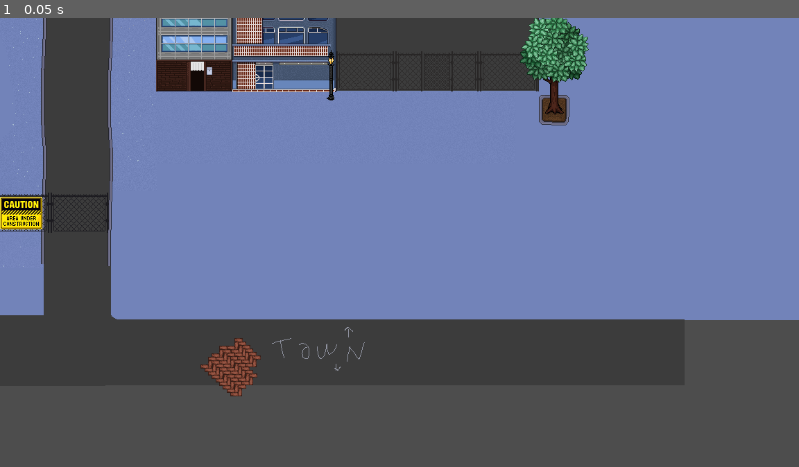
Above: before the commit, frame 1.
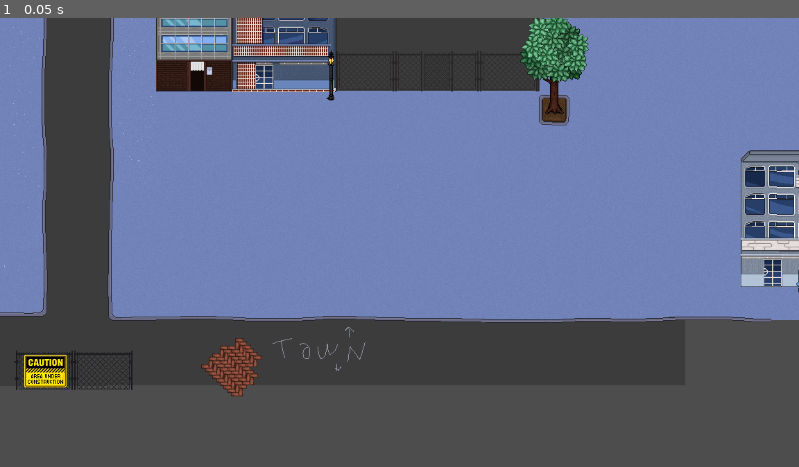
Above: after the commit, the same moment.

Repository: porkbrain/dont-count-the-sheep
Game: Godot game, scene res://assets/scenes/downtown.tscn
Same seed, same stepped clock (60 frames per second), same inputs: the game is played once before the commit and once after it. The project has no main scene, so this scene is started directly.
Inputs:
- Up to frame 1 (0.05 s): no input

The runs differ from the first frame. In frame 1, 4.5% of the frame differs, in the area x 0-100%, y 0-85%.

Commit message:
downtown update

Diff:
--- a/main_game/assets/scenes/clinic.tscn
+++ b/main_game/assets/scenes/clinic.tscn
@@ -4,7 +4,6 @@
 [ext_resource type="Texture2D" uid="uid://cucclesngt72y" path="res://assets/environment/vending_machine_atlas.png" id="2_ape1y"]
 [ext_resource type="Texture2D" uid="uid://bwt8l2nfovdrb" path="res://assets/downtown/bamboo_rooftop.png" id="3_o3esx"]
 [ext_resource type="Texture2D" uid="uid://o3lvnnwlx58x" path="res://assets/residential/indoors/brown_light_door_atlas.png" id="4_dp2ef"]
-[ext_resource type="Texture2D" uid="uid://cinpx6e0t2ywt" path="res://assets/residential/indoors/sofa_yellow.png" id="5_nm05f"]
 [ext_resource type="Texture2D" uid="uid://7gj1w81mpy8h" path="res://assets/residential/indoors/chair_yellow.png" id="6_wlrbh"]
 [ext_resource type="Texture2D" uid="uid://ck0d0ox20muxk" path="res://assets/residential/indoors/cupboard2.png" id="7_bkx0a"]
 [ext_resource type="Texture2D" uid="uid://bmvpodknaiv1g" path="res://assets/environment/fruit_bowl.png" id="8_6810t"]
@@ -17,6 +16,7 @@
 [ext_resource type="Texture2D" uid="uid://bvs7vcwiqrlkg" path="res://assets/residential/indoors/certificat.png" id="15_oqnj7"]
 [ext_resource type="Texture2D" uid="uid://bnjtrujdg2l5p" path="res://assets/downtown/no_smoking_sign.png" id="16_nyb36"]
 [ext_resource type="Texture2D" uid="uid://6cfnodb0dmgj" path="res://assets/downtown/hazardous_bin.png" id="17_1fycq"]
+[ext_resource type="Texture2D" uid="uid://cavulo8mbkcac" path="res://assets/residential/indoors/sofa_yellow_plain.png" id="17_p7ntv"]
 
 [sub_resource type="AtlasTexture" id="AtlasTexture_wx86m"]
 atlas = ExtResource("2_ape1y")
@@ -97,10 +97,6 @@
 [node name="YSort" type="Node2D" parent="PlayerApartmentDoor"]
 position = Vector2(0, 18)
 
-[node name="SofaYellow" type="Sprite2D" parent="."]
-position = Vector2(6, 45)
-texture = ExtResource("5_nm05f")
-
 [node name="ChairYellow" type="Sprite2D" parent="."]
 position = Vector2(50, 46)
 texture = ExtResource("6_wlrbh")
@@ -118,7 +114,7 @@
 texture = ExtResource("9_tfx34")
 
 [node name="HospitalBed" type="Sprite2D" parent="."]
-position = Vector2(87, -29)
+position = Vector2(87, -31)
 texture = ExtResource("10_x5l8d")
 
 [node name="HospitalDivider" type="Sprite2D" parent="."]
@@ -148,3 +144,7 @@
 [node name="HazardousBin" type="Sprite2D" parent="."]
 position = Vector2(41, -51)
 texture = ExtResource("17_1fycq")
+
+[node name="SofaYellowPlain" type="Sprite2D" parent="."]
+position = Vector2(6, 45)
+texture = ExtResource("17_p7ntv")
--- a/main_game/assets/scenes/downtown.tscn
+++ b/main_game/assets/scenes/downtown.tscn
@@ -45,12 +45,17 @@
 [ext_resource type="Texture2D" uid="uid://bflcaqeap0y6j" path="res://assets/downtown/bin_bag.png" id="37_kbqnk"]
 [ext_resource type="Texture2D" uid="uid://c140qot1ofdoq" path="res://assets/downtown/red_car.png" id="41_h1vqy"]
 [ext_resource type="Texture2D" uid="uid://b3k4s743uhvpa" path="res://assets/downtown/white_van.png" id="42_gumcj"]
+[ext_resource type="Texture2D" uid="uid://brxo7qp0roc3k" path="res://assets/downtown/lavicka.png" id="43_ihbqd"]
 [ext_resource type="Texture2D" uid="uid://c8evra3g3jreh" path="res://assets/downtown/orange_car.png" id="43_rbmlo"]
 [ext_resource type="Texture2D" uid="uid://brapyya5pqurk" path="res://assets/downtown/potted_bush.png" id="44_d0uug"]
 [ext_resource type="Texture2D" uid="uid://dxx6j71ewje3y" path="res://assets/environment/sand_dollar.png" id="47_y13ek"]
 [ext_resource type="Texture2D" uid="uid://btu6osn2fwawr" path="res://assets/environment/sand_dollar_white.png" id="48_etaxq"]
 [ext_resource type="Texture2D" uid="uid://bocqwi765pwlg" path="res://assets/environment/musle.png" id="49_andyj"]
 [ext_resource type="Texture2D" uid="uid://b4h751x5bs34" path="res://assets/environment/mushroom.png" id="50_ubqu6"]
+[ext_resource type="Texture2D" uid="uid://cb225g1s3oiqo" path="res://assets/downtown/plain_trio.png" id="52_ri67k"]
+[ext_resource type="Texture2D" uid="uid://dpeanyyafcpdk" path="res://assets/environment/beach_chair.png" id="54_3y7cj"]
+[ext_resource type="Texture2D" uid="uid://b2k6tb2xitvs4" path="res://assets/environment/beach_chair_blue.png" id="54_c8hw3"]
+[ext_resource type="Texture2D" uid="uid://bc4ctkjg1r38u" path="res://assets/environment/umbrella.png" id="56_tmimn"]
 
 [sub_resource type="AtlasTexture" id="AtlasTexture_5i4a5"]
 atlas = ExtResource("2_vxd7e")
@@ -85,19 +90,50 @@
 
 [node name="DowntownBg" type="Sprite2D" parent="."]
 z_index = -5
-position = Vector2(232, 477)
+position = Vector2(233, 477)
 texture = ExtResource("1_ac7tb")
 
 [node name="JehlicnanFlipped" type="Sprite2D" parent="DowntownBg"]
 position = Vector2(-779, -931)
 texture = ExtResource("2_muold")
 
+[node name="YSort" type="Node2D" parent="DowntownBg/JehlicnanFlipped"]
+position = Vector2(0, 61)
+
 [node name="Jehlicnan2" type="Sprite2D" parent="DowntownBg"]
 position = Vector2(-727, -901)
 texture = ExtResource("29_j62ep")
 
 [node name="YSort" type="Node2D" parent="DowntownBg/Jehlicnan2"]
 position = Vector2(0, 61)
+
+[node name="Jehlicnan3" type="Sprite2D" parent="DowntownBg"]
+position = Vector2(490, -1038)
+texture = ExtResource("29_j62ep")
+
+[node name="YSort" type="Node2D" parent="DowntownBg/Jehlicnan3"]
+position = Vector2(0, 61)
+
+[node name="JehlicnanFlipped2" type="Sprite2D" parent="DowntownBg"]
+position = Vector2(-653, -1092)
+texture = ExtResource("2_muold")
+
+[node name="YSort" type="Node2D" parent="DowntownBg/JehlicnanFlipped2"]
+position = Vector2(0, 75)
+
+[node name="JehlicnanFlipped3" type="Sprite2D" parent="DowntownBg"]
+position = Vector2(502, -969)
+texture = ExtResource("2_muold")
+
+[node name="YSort" type="Node2D" parent="DowntownBg/JehlicnanFlipped3"]
+position = Vector2(0, 75)
+
+[node name="BigTree" type="Sprite2D" parent="DowntownBg"]
+position = Vector2(435, -953)
+texture = ExtResource("28_6tavv")
+
+[node name="YSort" type="Node2D" parent="DowntownBg/BigTree"]
+position = Vector2(0, 75)
 
 [node name="CompoundRoot" type="Node2D" parent="."]
 
@@ -390,22 +426,22 @@
 [node name="Block2Root" type="Node2D" parent="."]
 
 [node name="HousePlantshoptrio" type="Sprite2D" parent="Block2Root"]
-position = Vector2(293, -297)
+position = Vector2(311, -297)
 texture = ExtResource("19_fdu3c")
 
 [node name="YSort" type="Node2D" parent="Block2Root/HousePlantshoptrio"]
 position = Vector2(16, 90)
 
 [node name="RecycleBin" type="Sprite2D" parent="Block2Root/HousePlantshoptrio"]
-position = Vector2(89, 80)
+position = Vector2(66, 80)
 texture = ExtResource("5_her3o")
 
 [node name="BlackBin" type="Sprite2D" parent="Block2Root/HousePlantshoptrio"]
-position = Vector2(108, 80)
+position = Vector2(85, 80)
 texture = ExtResource("7_p1j5y")
 
 [node name="PottedBush" type="Sprite2D" parent="Block2Root/HousePlantshoptrio"]
-position = Vector2(175, 82)
+position = Vector2(157, 82)
 texture = ExtResource("44_d0uug")
 
 [node name="Tree3" type="Sprite2D" parent="Block2Root"]
@@ -581,7 +617,7 @@
 position = Vector2(0, 11)
 
 [node name="WiredFence2" type="Sprite2D" parent="."]
-position = Vector2(29.5, 280.5)
+position = Vector2(64, 508)
 texture = ExtResource("17_5ai3x")
 
 [node name="WiredFence" type="Sprite2D" parent="WiredFence2"]
@@ -618,6 +654,10 @@
 
 [node name="YSort" type="Node2D" parent="ShoreRoot/Robot"]
 position = Vector2(-13, 49)
+
+[node name="Lavicka" type="Sprite2D" parent="ShoreRoot"]
+position = Vector2(557, 773)
+texture = ExtResource("43_ihbqd")
 
 [node name="Swing" type="Sprite2D" parent="ShoreRoot"]
 position = Vector2(744, 853)
@@ -701,6 +741,46 @@
 position = Vector2(-285, -982)
 texture = ExtResource("50_ubqu6")
 
-[node name="JehlicnanFlipped" type="Sprite2D" parent="."]
-position = Vector2(-421, -615)
-texture = ExtResource("2_muold")
+[node name="PlainTrio" type="Sprite2D" parent="."]
+position = Vector2(1273, 299)
+texture = ExtResource("52_ri67k")
+
+[node name="Lavicka2" type="Sprite2D" parent="PlainTrio"]
+position = Vector2(-93, 81)
+texture = ExtResource("43_ihbqd")
+
+[node name="Lavicka" type="Sprite2D" parent="."]
+position = Vector2(763, 953)
+texture = ExtResource("43_ihbqd")
+
+[node name="Lavicka3" type="Sprite2D" parent="."]
+position = Vector2(-347, -818)
+texture = ExtResource("43_ihbqd")
+
+[node name="Lavicka4" type="Sprite2D" parent="."]
+position = Vector2(875, -216)
+texture = ExtResource("43_ihbqd")
+
+[node name="Lavicka2" type="Sprite2D" parent="."]
+position = Vector2(535, -331)
+texture = ExtResource("43_ihbqd")
+
+[node name="FancySloupky" type="Sprite2D" parent="."]
+position = Vector2(896, -488)
+texture = ExtResource("33_lx3i7")
+
+[node name="FancySloupky2" type="Sprite2D" parent="."]
+position = Vector2(1112, -488)
+texture = ExtResource("33_lx3i7")
+
+[node name="BeachChairBlue" type="Sprite2D" parent="."]
+position = Vector2(-253, 1209)
+texture = ExtResource("54_c8hw3")
+
+[node name="BeachChair" type="Sprite2D" parent="."]
+position = Vector2(-189, 1206)
+texture = ExtResource("54_3y7cj")
+
+[node name="Umbrella" type="Sprite2D" parent="."]
+position = Vector2(-223, 1164)
+texture = ExtResource("56_tmimn")
Binary file changed: main_game/assets/downtown/bg.png
Binary file changed: main_game/assets/downtown/fancy_stairs.png
Binary file changed: main_game/assets/downtown/house_plantshoptrio.png
Binary file added: main_game/assets/downtown/lavicka.png
Binary file added: main_game/assets/downtown/plain_trio.png
Binary file added: main_game/assets/environment/beach_chair.png
Binary file added: main_game/assets/environment/beach_chair_blue.png
Binary file added: main_game/assets/environment/umbrella.png
Binary file added: main_game/assets/residential/indoors/sofa_yellow_plain.png
Not shown: 1 places in main_game/assets/scenes/downtown.tscn that only renumber resources
